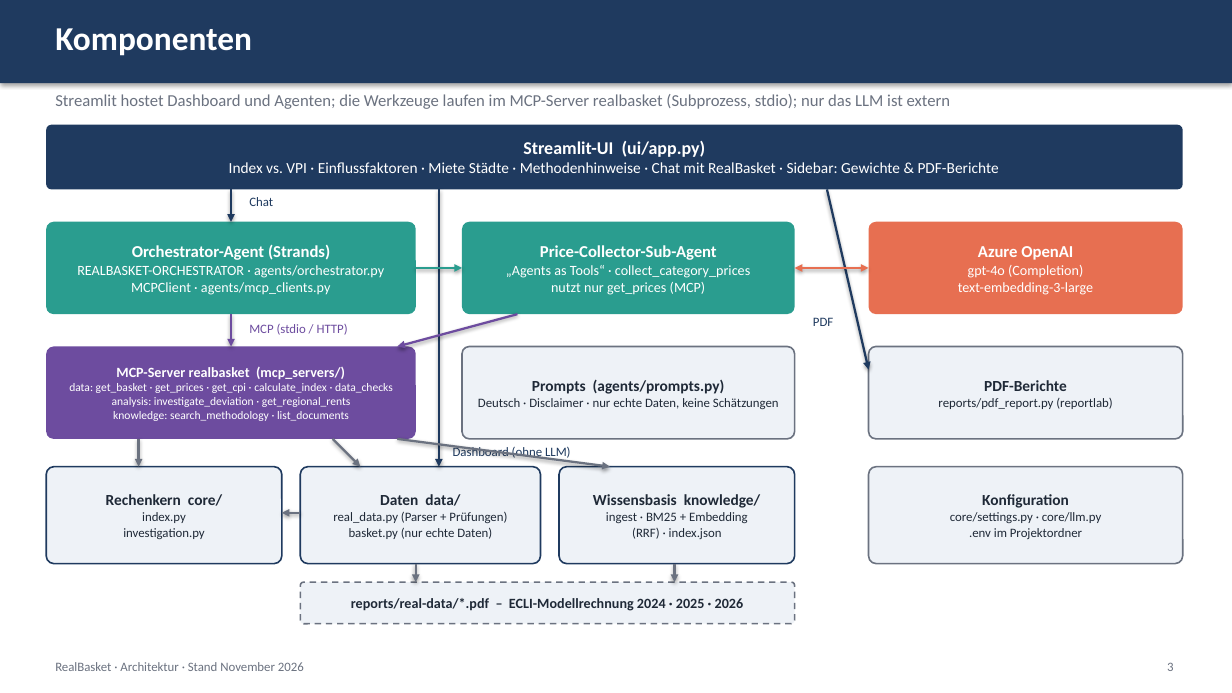
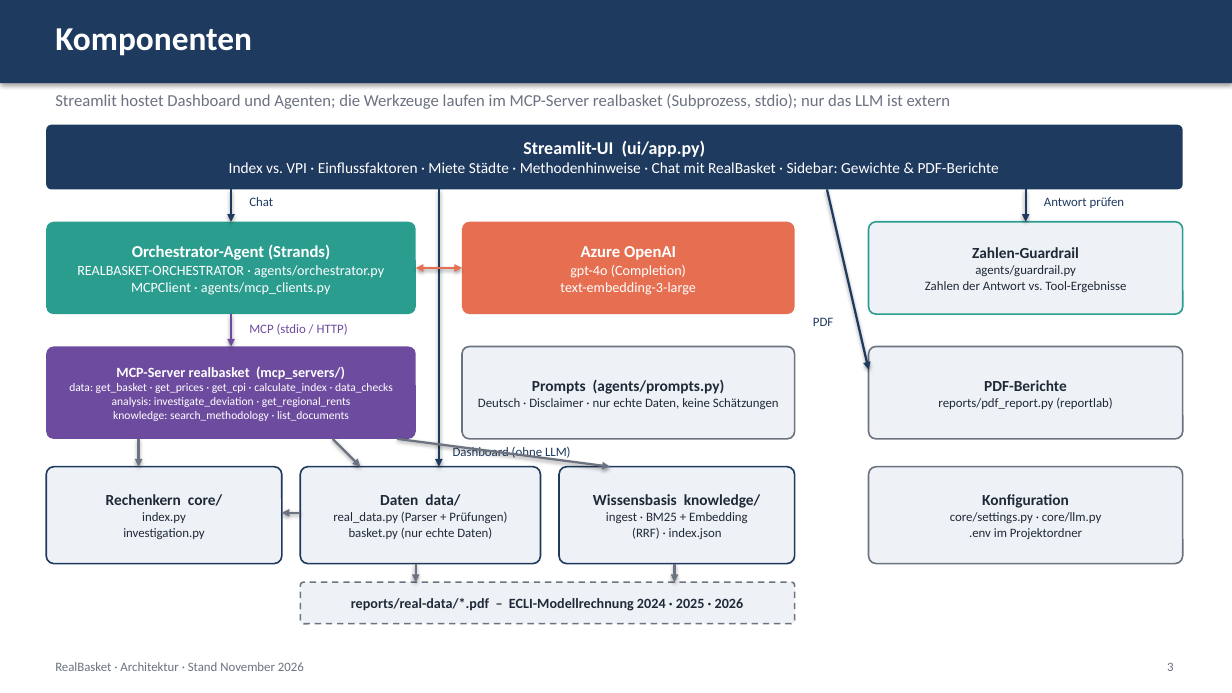
Before and after one commit to ValentinIliu1212/real-basket, a slide deck: slide 3 of docs/architecture/RealBasket_Architektur_Ist.pptx. Drawn at 1232x693 pixels with LibreOffice and Linux fonts; fonts in the diff are those of the drawing. Boxes give left, top, right and bottom in pixels: in the first picture for what was removed or moved away, otherwise in the second. Text is boxed around its words. In the diff, an @@ line names an element or a change of style, - is before the commit and + after.

Commit message:
Review fixes: fixed base period, number guardrail, config checks, generated slide figures, CI
- Index always on the full series (base 11/2024): months no longer changes rates (13 gave 2,91 % instead of 2,93 %); YoY matched by date; weights normalised; explicit errors for unweighted/unknown input; invalid investigate_deviation level returns an error

- Number guardrail (agents/guardrail.py) flags unbacked figures in chat and CLI; prompt forbids derived numbers

- Collector sub-agent removed; get_prices returns a deterministic summary

- LLM provider validation (errors fail fast, warnings in sidebar/CLI); .env.example: OPENAI_API_KEY empty with Azure

- One group label 'Verkehr' (as in the source PDFs); deviation rounding documented

- Slide figures computed from the data at build time; decks rebuilt (de/en)

- ruff 0.17, GitHub Actions CI (ruff, pytest, deck build); README: known limitations, review decisions; 70 tests

```diff
--- a/docs/architecture/RealBasket_Architektur_Ist.pptx
+++ b/docs/architecture/RealBasket_Architektur_Ist.pptx
@@ arrow added from (1026, 189) to (1026, 222), #1F3A5F 1.75 pt @@
@@ text added at box(1044, 197, 1125, 208), 10 pt, text #1F3A5F @@
+Antwort prüfen
@@ rounded rectangle "Azure OpenAI" at box(462, 222, 795, 314): fill #2A9D8F to #E76F51 @@
@@ rounded rectangle "Zahlen-Guardrail" at box(869, 222, 1183, 314): fill #E76F51 to #EEF2F7; outline none to #2A9D8F 1.25 pt @@
@@ arrow (416, 268) - (462, 268): arrow to double arrow; stroke #2A9D8F 1.75 pt to #E76F51 1.75 pt @@
@@ text in rounded rectangle at box(560, 246, 695, 295): text changed @@
-Price-Collector-Sub-Agent
-„Agents as Tools“ · collect_category_prices
-nutzt nur get_prices (MCP)
+Azure OpenAI
+gpt-4o (Completion)
+text-embedding-3-large
@@ double arrow removed from (795, 268) to (869, 268) @@
@@ text in rounded rectangle at box(925, 247, 1126, 292): text changed; size 11 to 10 pt; text colour #FFFFFF to #1F2937 @@
-Azure OpenAI
-gpt-4o (Completion)
-text-embedding-3-large
+Zahlen-Guardrail
+agents/guardrail.py
+Zahlen der Antwort vs. Tool-Ergebnisse
@@ arrow removed from (518, 314) to (397, 347) @@
```
Also in this commit, not shown: 4 other slides changed, 32 other files.
